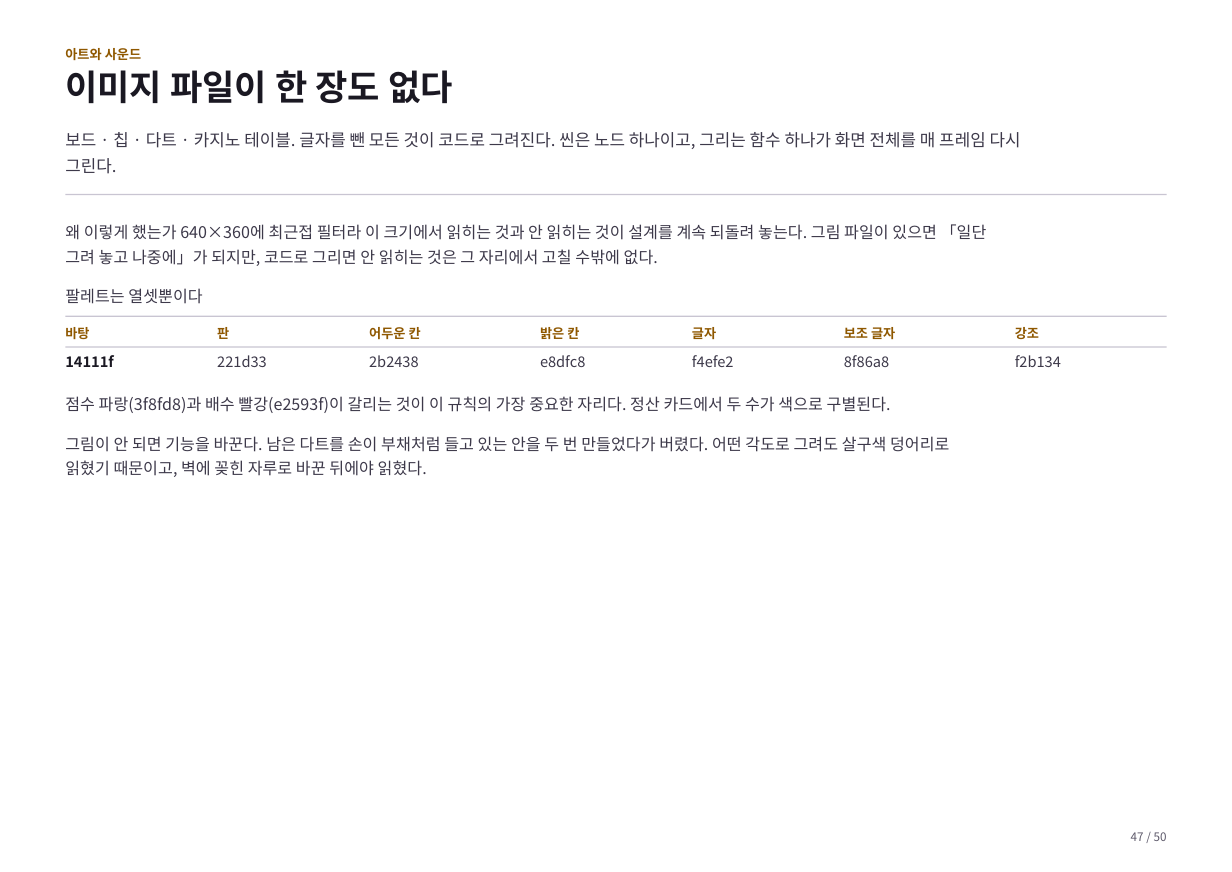
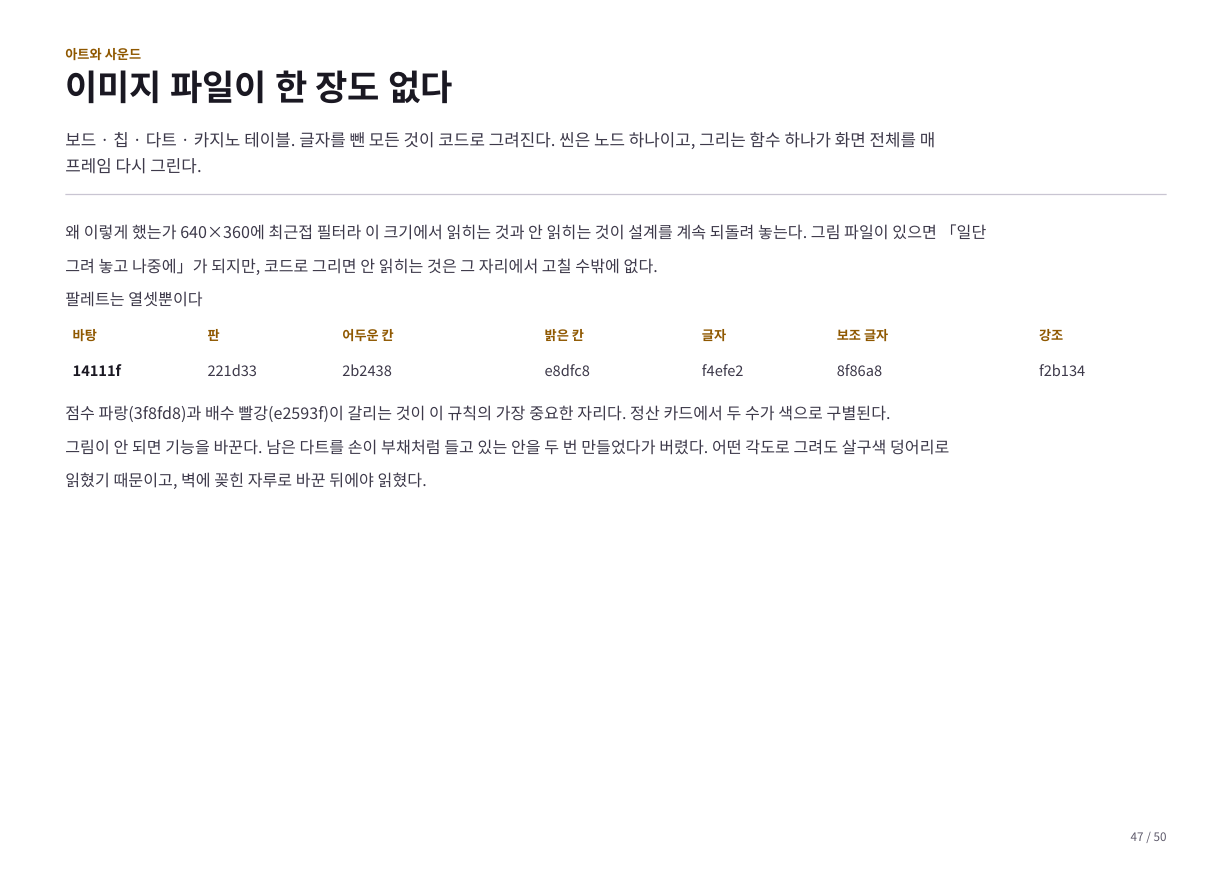
Before and after one commit to GGbong69/test-03, a slide deck: slide 47 of docs/기획서.pptx. Drawn at 1232x872 pixels with LibreOffice and Linux fonts; fonts in the diff are those of the drawing. Boxes give left, top, right and bottom in pixels: in the first picture for what was removed or moved away, otherwise in the second. Text is boxed around its words. In the diff, an @@ line names an element or a change of style, - is before the commit and + after.

```diff
--- a/docs/기획서.pptx
+++ b/docs/기획서.pptx
@@ text at [65,132,935,174]: text changed @@
-보드 · 칩 · 다트 · 카지노 테이블. 글자를 뺀 모든 것이 코드로 그려진다. 씬은 노드 하나이고, 그리는 함수 하나가 화면 전체를 매 프레임 다시 그린다.
+보드 · 칩 · 다트 · 카지노 테이블. 글자를 뺀 모든 것이 코드로 그려진다. 씬은 노드 하나이고, 그리는 함수 하나가 화면 전체를 매
+프레임 다시 그린다.
@@ text at [65,258,658,275]: more space between paragraphs @@
@@ text at [65,291,202,307]: paragraph added @@
+팔레트는 열셋뿐이다
@@ text removed at [65,288,202,304] @@
-팔레트는 열셋뿐이다
@@ rectangle removed at [65,316,1167,317] @@
@@ text removed at [65,327,89,339] @@
-바탕
@@ table added at [65,318,1167,387], 2 rows, 7 columns @@
+바탕 | 판 | 어두운 칸 | 밝은 칸 | 글자 | 보조 글자 | 강조
+14111f | 221d33 | 2b2438 | e8dfc8 | f4efe2 | 8f86a8 | f2b134
@@ text removed at [217,327,229,339] @@
-판
@@ text removed at [369,327,421,340] @@
-어두운 칸
@@ text removed at [540,327,579,339] @@
-밝은 칸
@@ text removed at [692,327,716,340] @@
-글자
@@ text removed at [844,327,895,340] @@
-보조 글자
@@ text removed at [1015,327,1039,339] @@
-강조
@@ rectangle removed at [65,347,1167,348] @@
@@ text removed at [65,355,113,367] @@
-14111f
@@ text removed at [217,355,267,367] @@
-221d33
@@ text removed at [369,355,418,367] @@
-2b2438
@@ text removed at [540,355,585,367] @@
-e8dfc8
@@ text removed at [692,355,734,367] @@
-f4efe2
@@ text removed at [844,355,889,367] @@
-8f86a8
@@ text removed at [1015,355,1061,367] @@
-f2b134
@@ text at [65,405,891,422]: paragraph added @@
+점수 파랑(3f8fd8)과 배수 빨강(e2593f)이 갈리는 것이 이 규칙의 가장 중요한 자리다. 정산 카드에서 두 수가 색으로 구별된다.
@@ text "점수 파랑(3f8fd8)과 배수 빨강(e2593f)이 갈리는 ...": place and size @@
-text "점수 파랑(3f8fd8)과 배수 빨강(e2593f)이 갈리는 ..." at [65,436,949,477]
+text "점수 파랑(3f8fd8)과 배수 빨강(e2593f)이 갈리는 ..." at [65,405,949,489]
@@ text removed at [65,396,891,413] @@
-점수 파랑(3f8fd8)과 배수 빨강(e2593f)이 갈리는 것이 이 규칙의 가장 중요한 자리다. 정산 카드에서 두 수가 색으로 구별된다.
@@ text at [65,439,949,489]: more space between paragraphs @@
```
Also in this commit, not shown: 49 other slides changed, 1 other file.
